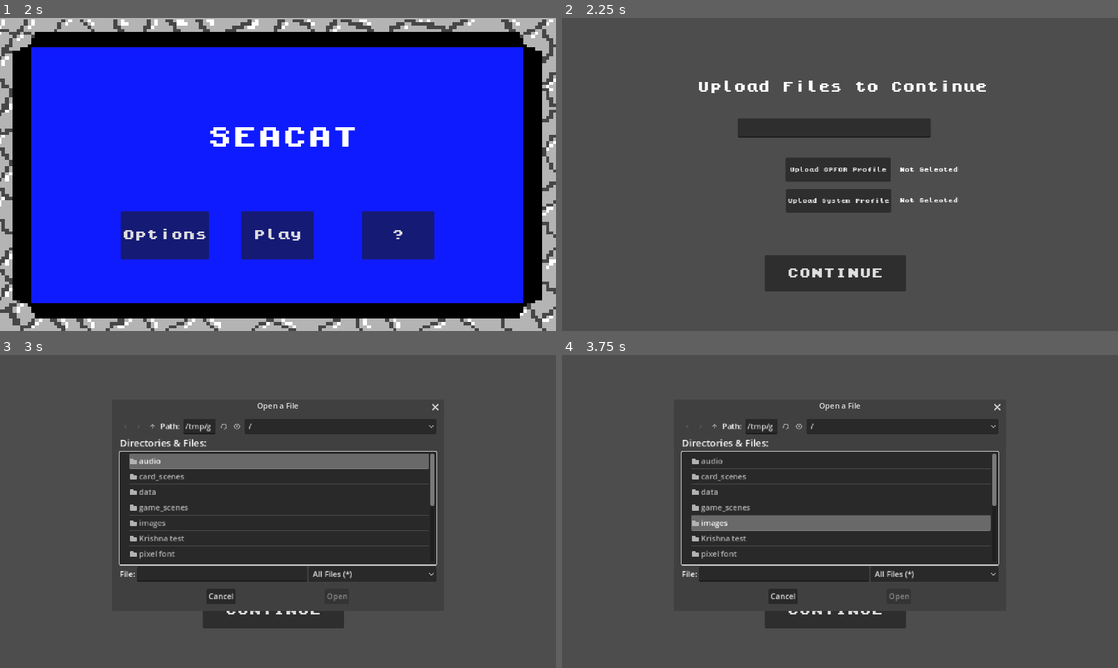
Above: before the commit, frames 1-4 (two rows, left to right).
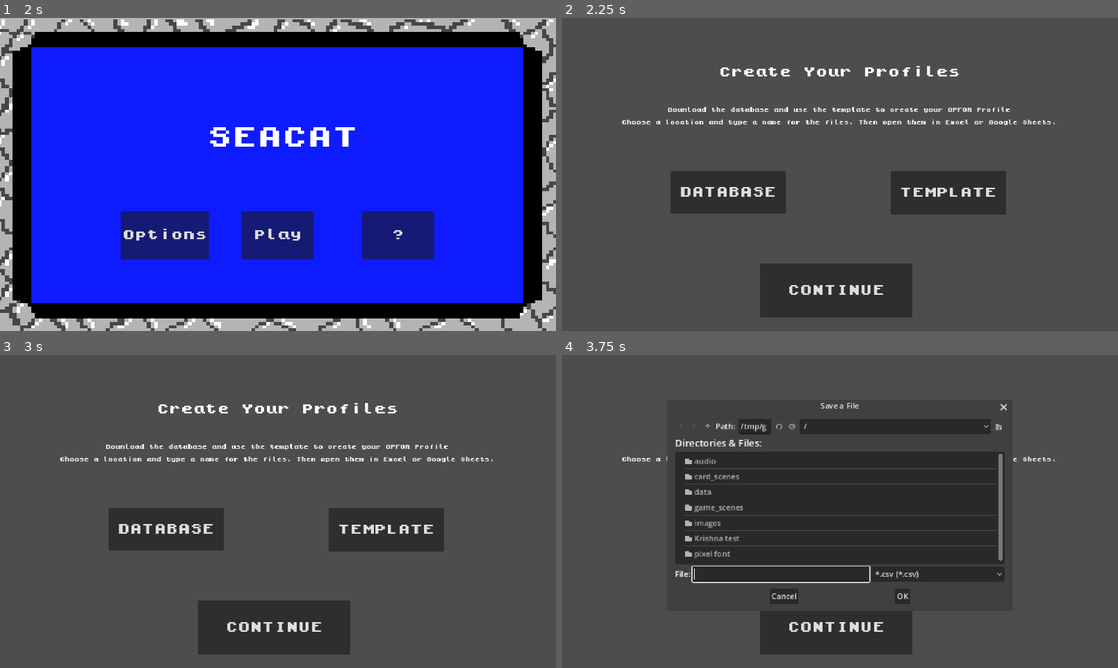
Above: after the commit, the same moments.

Repository: phan-andrew/demo3
Game: Godot game, scene res://game_scenes/start_screen/start_screen.tscn
Same seed, same stepped clock (60 frames per second), same inputs: the game is played once before the commit and once after it.
Inputs (mouse positions are in pixels of both pictures, inside the frame that each line leads up to):
- Up to frame 1 (2 s): click "Options" at 0.5 s; click "BACK" at 1.25 s
- Up to frame 2 (2.25 s): click "Play" at 2 s
- Up to frame 3 (3 s): click (278, 505) at 2.75 s, where only the run before the commit has a clickable "Upload OPFOR Profile"
- Up to frame 4 (3.75 s): click (728, 530) at 3.5 s, where only the run after the commit has a clickable "DATABASE"

Frame 1 is identical in both runs. In frame 2, 16% of the frame differs, in the area x 10-89%, y 15-96%; in frame 3, 25%; in frame 4, 8.0%.

Commit message:
profile download screen

Diff:
--- /dev/null
+++ b/game_scenes/profiles_screen/profiles_screen.gd
@@ -0,0 +1,73 @@
+extends Node2D
+
+@onready var data = $database_download
+@onready var template = $template_download
+@onready var filedialog = $FileDialog
+@onready var filedialog2 = $FileDialog2
+@onready var cont = $Continue
+const data_path = "res://data/ATT&CK_database.txt"
+const template_path = "res://data/OPFOR_Profile_Template.txt"
+@onready var data_download_label = $Label4
+@onready var template_download_label = $Label5
+
+# Called when the node enters the scene tree for the first time.
+func _ready():
+	data.pressed.connect(self._on_download_pressed)
+	template.pressed.connect(self._on_template_pressed)
+	filedialog.mode = FileDialog.FILE_MODE_SAVE_FILE
+	filedialog.file_selected.connect(self._on_file_selected)
+	filedialog.filters = ["*.csv"]
+	filedialog2.mode = FileDialog.FILE_MODE_SAVE_FILE
+	filedialog2.file_selected.connect(self._on_file_2_selected)
+	filedialog2.filters = ["*.csv"]
+	cont.pressed.connect(self._on_continue_pressed)
+
+# Called every frame. 'delta' is the elapsed time since the previous frame.
+func _process(delta):
+	pass
+
+func _on_continue_pressed():
+	get_tree().change_scene_to_file("res://game_scenes/prompts_screen/starting_prompts.tscn")
+	hide ()
+
+func _on_download_pressed():
+	filedialog.popup_centered()
+
+func _on_template_pressed():
+	filedialog2.popup_centered()
+
+func _on_file_selected(path):
+	var src_file = FileAccess.open(data_path, FileAccess.ModeFlags.READ)
+	if src_file == null:
+		data_download_label.text = "Failed to find source"
+		return
+
+	var data = src_file.get_buffer(src_file.get_length())
+	src_file.close()
+	var dest_file = FileAccess.open(path, FileAccess.ModeFlags.WRITE)
+	if dest_file == null:
+		data_download_label.text = "Failed to open destination file."
+		return
+
+	# Write the data to the destination file
+	dest_file.store_buffer(data)
+	dest_file.close()
+	data_download_label.text = "File saved successfully at: " + path
+
+func _on_file_2_selected(path):
+	var src_file = FileAccess.open(template_path, FileAccess.ModeFlags.READ)
+	if src_file == null:
+		template_download_label.text = "Failed to find source"
+		return
+
+	var data = src_file.get_buffer(src_file.get_length())
+	src_file.close()
+	var dest_file = FileAccess.open(path, FileAccess.ModeFlags.WRITE)
+	if dest_file == null:
+		template_download_label.text = "Failed to open destination file."
+		return
+
+	# Write the data to the destination file
+	dest_file.store_buffer(data)
+	dest_file.close()
+	template_download_label.text = "File saved successfully at: " + path
--- /dev/null
+++ b/game_scenes/profiles_screen/profiles_screen.tscn
@@ -0,0 +1,82 @@
+[gd_scene load_steps=4 format=3 uid="uid://m7iarlhgo6sb"]
+
+[ext_resource type="Script" path="res://game_scenes/profiles_screen/profiles_screen.gd" id="1_8wg2s"]
+[ext_resource type="Theme" uid="uid://b2ufqqc6nun3o" path="res://pixel font/mid_font_theme.tres" id="2_qb6p7"]
+[ext_resource type="Theme" uid="uid://867x5f46yrxo" path="res://pixel font/small_font_theme.tres" id="3_6gpeu"]
+
+[node name="Node2D" type="Node2D"]
+script = ExtResource("1_8wg2s")
+
+[node name="database_download" type="Button" parent="."]
+offset_left = 225.0
+offset_top = 317.0
+offset_right = 464.0
+offset_bottom = 405.0
+theme = ExtResource("2_qb6p7")
+text = "DATABASE"
+
+[node name="template_download" type="Button" parent="."]
+offset_left = 681.0
+offset_top = 317.0
+offset_right = 920.0
+offset_bottom = 407.0
+theme = ExtResource("2_qb6p7")
+text = "TEMPLATE"
+
+[node name="FileDialog" type="FileDialog" parent="."]
+size = Vector2i(600, 400)
+access = 2
+
+[node name="FileDialog2" type="FileDialog" parent="."]
+size = Vector2i(600, 400)
+access = 2
+
+[node name="Label" type="Label" parent="."]
+offset_left = 325.0
+offset_top = 40.0
+offset_right = 825.0
+offset_bottom = 185.0
+theme = ExtResource("2_qb6p7")
+text = "Create Your Profiles"
+horizontal_alignment = 1
+vertical_alignment = 1
+
+[node name="Label2" type="Label" parent="."]
+offset_left = 219.0
+offset_top = 169.0
+offset_right = 929.0
+offset_bottom = 211.0
+theme = ExtResource("3_6gpeu")
+text = "Download the database and use the template to create your OPFOR Profile"
+horizontal_alignment = 1
+vertical_alignment = 1
+
+[node name="Label3" type="Label" parent="."]
+offset_left = 124.0
+offset_top = 210.0
+offset_right = 1030.0
+offset_bottom = 233.0
+theme = ExtResource("3_6gpeu")
+text = "Choose a location and type a name for the files. Then open them in Excel or Google Sheets."
+
+[node name="Label4" type="Label" parent="."]
+offset_left = 99.0
+offset_top = 431.0
+offset_right = 152.0
+offset_bottom = 463.0
+theme = ExtResource("3_6gpeu")
+
+[node name="Label5" type="Label" parent="."]
+offset_left = 99.0
+offset_top = 450.0
+offset_right = 151.0
+offset_bottom = 484.0
+theme = ExtResource("3_6gpeu")
+
+[node name="Continue" type="Button" parent="."]
+offset_left = 410.0
+offset_top = 508.0
+offset_right = 726.0
+offset_bottom = 620.0
+theme = ExtResource("2_qb6p7")
+text = "CONTINUE"
--- a/game_scenes/start_screen/start_screen.gd
+++ b/game_scenes/start_screen/start_screen.gd
@@ -13,7 +13,7 @@
 
 func _on_button_3_pressed():
 	#get_tree().get_root().add_child(preload("res://home_screen.tscn").instantiate())
-	get_tree().change_scene_to_file("res://game_scenes/prompts_screen/starting_prompts.tscn")
+	get_tree().change_scene_to_file("res://game_scenes/profiles_screen/profiles_screen.tscn")
 	hide ()
 
 
Not shown, added: data/OPFOR_Profile_Template.txt
Not shown: 1 places in game_scenes/prompts_screen/starting_prompts.tscn that only renumber resources
